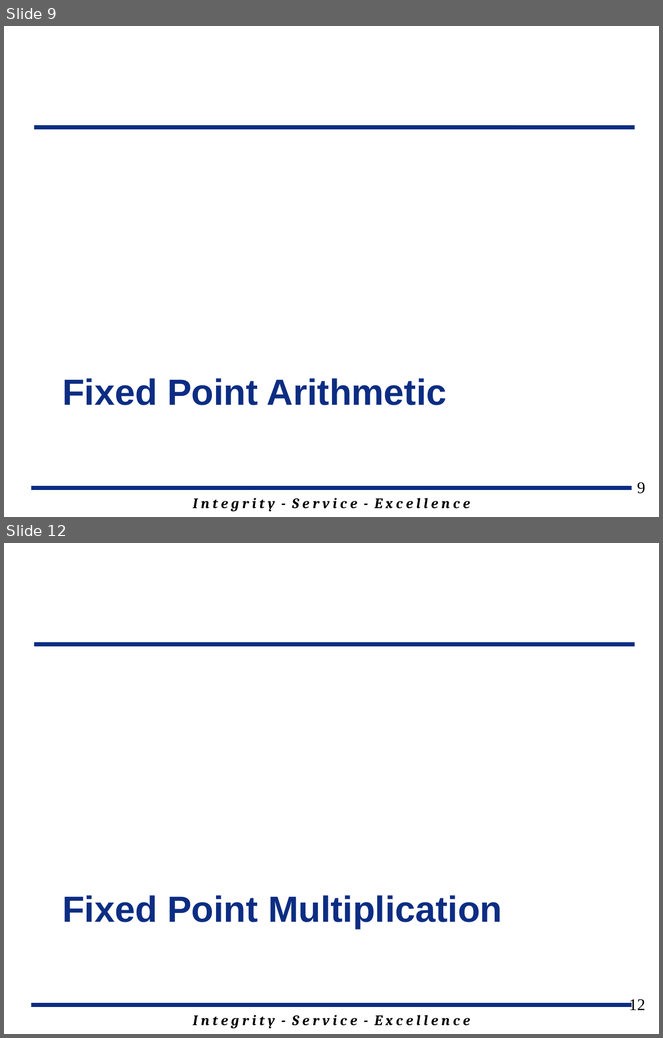
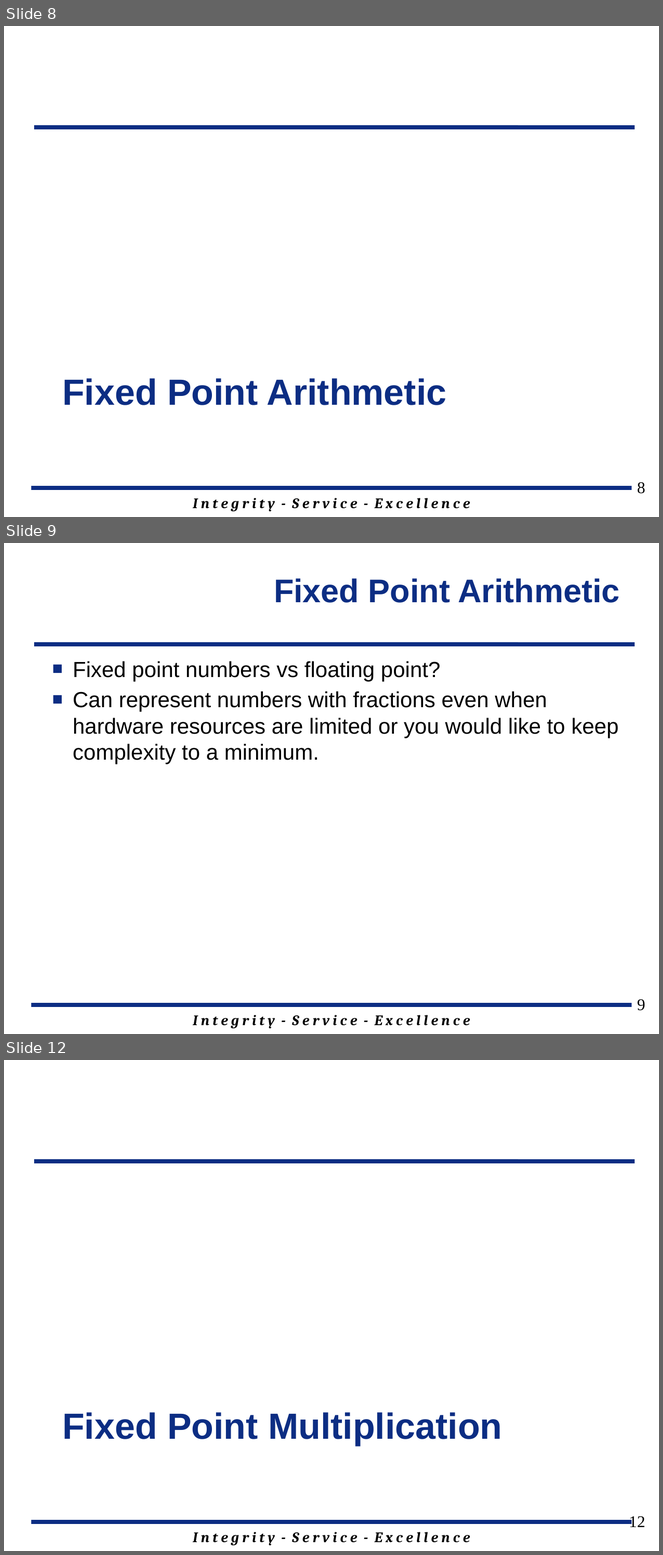
Before and after one commit to jfalkinburg/ECE383_web, a slide deck: lecture/slides/ECE_383_Lec23.pptx. Shown one above the other, each under a label of ours: slides 9 and 12 before the commit, slides 8, 9 and 12 after it; the slides between them are not shown. The pictures are 663x1038 and 663x1555 pixels, drawn with LibreOffice and Linux fonts; fonts in the diff are those of the drawing; background and template pictures are left out. Boxes give left, top, right and bottom in pixels: in the first picture for what was removed or moved away, otherwise in the second. Text is boxed around its words. In the diff, an @@ line names an element or a change of style, - is before the commit and + after.

```diff
--- a/lecture/slides/ECE_383_Lec23.pptx
+++ b/lecture/slides/ECE_383_Lec23.pptx
@@ slide 9 added at <box>4,543,659,1034</box>, background #FFFFFF; not listed: 3 template elements that a slide beside it also shows @@
@@ title added at <box>274,578,620,603</box>, 36 pt, text #0C2D83, bold @@
+Fixed Point Arithmetic
@@ text added at <box>73,661,619,765</box>, 24 pt, text #000000 @@
+■ Fixed point numbers vs floating point?
+■ Can represent numbers with fractions even when hardware resources are limited or you would like to keep complexity to a minimum.
@@ page number added at <box>637,1000,646,1011</box>, 18 pt, text #000000 @@
+9
@@ what was slide 9 is now slide 8 @@
@@ page number at <box>637,483,646,494</box>: text changed @@
-9
+8
```
Also in this commit, not shown: 7 slides changed, 3 other slides added, 1 slide removed, 4 other files.
